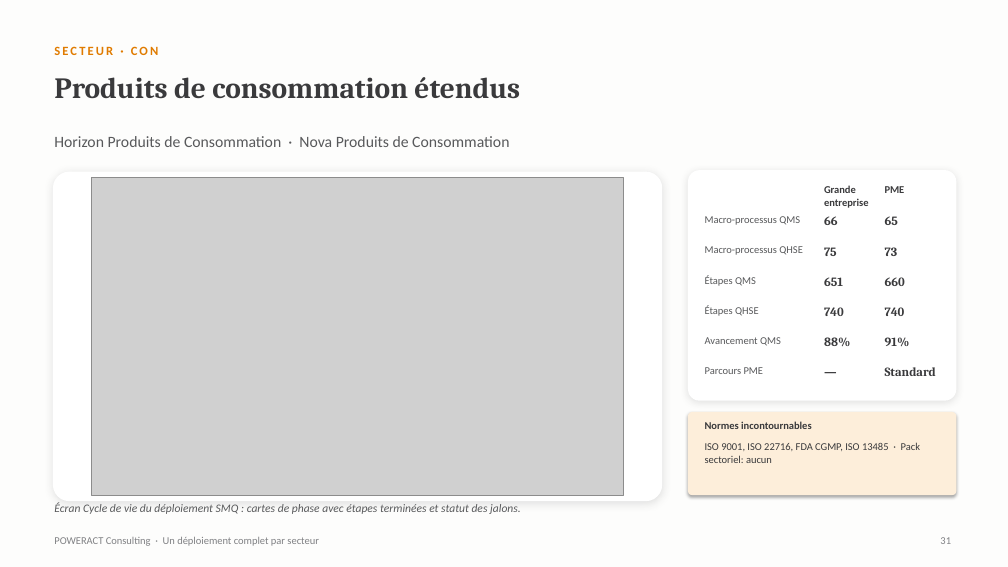
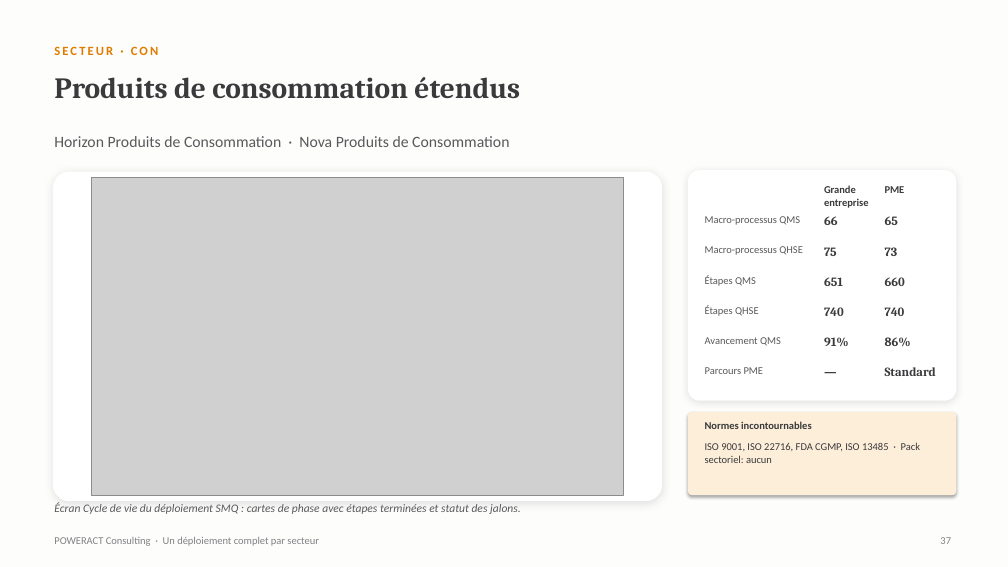
Before and after one commit to mbenhima/scm-process-register, a slide deck: slide 37 of DynamicMS/deliverables/DynamicMS_Presentation_FR.pptx (slide 31 before the commit). Drawn at 1008x567 pixels with LibreOffice and Linux fonts; fonts in the diff are those of the drawing; grey boxes stand for pictures. Boxes give left, top, right and bottom in pixels: in the first picture for what was removed or moved away, otherwise in the second. Text is boxed around its words. In the diff, an @@ line names an element or a change of style, - is before the commit and + after.

```diff
--- a/DynamicMS/deliverables/DynamicMS_Presentation_FR.pptx
+++ b/DynamicMS/deliverables/DynamicMS_Presentation_FR.pptx
@@ text "91%": place and size @@
-text "91%" at (885,337,910,346)
+text "91%" at (824,337,849,346)
@@ text removed at (824,337,850,346) @@
-88%
@@ text added at (885,337,911,346), 12 pt, text #3A3A3C, bold @@
+86%
@@ text at (940,537,951,544): text changed @@
-31
+37
```
Also in this commit, not shown: 47 other slides changed, 6 slides added, 19 other files.
